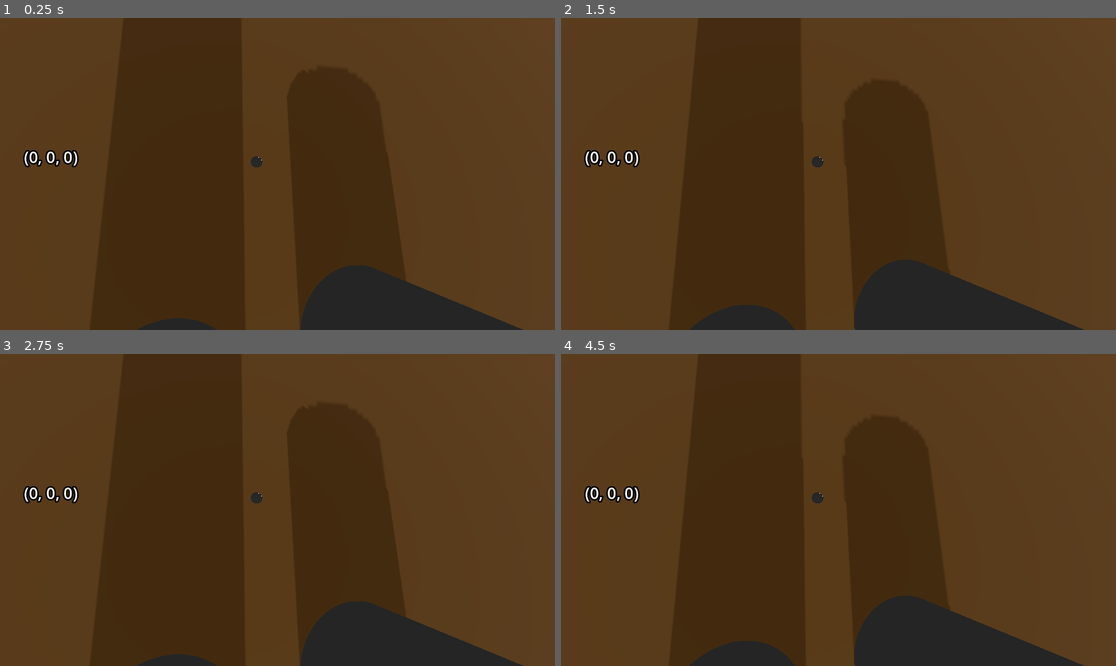
Above: before the commit, frames 1-4 (two rows, left to right).
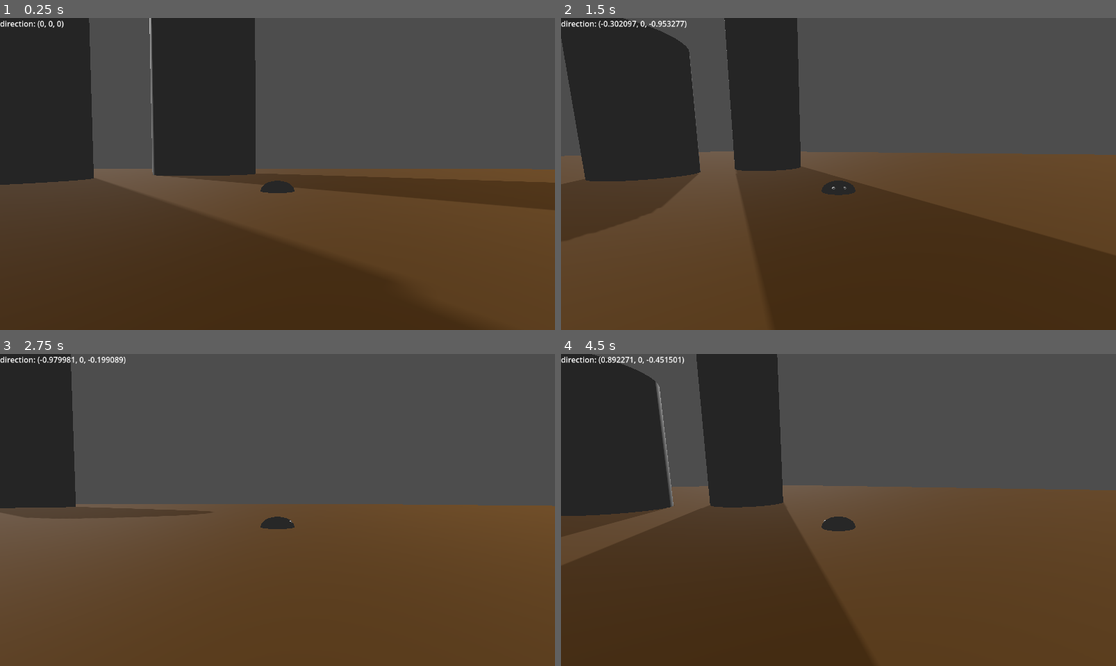
Above: after the commit, the same moments.

Repository: umbles/GameJam15
Game: Godot game, scene res://main.tscn
Two runs of this game, one before a commit and one after it. Both use one fixed random seed, a clock stepped at 60 frames per second and the inputs below.
Inputs (mouse positions are in pixels of both pictures, inside the frame that each line leads up to):
- Up to frame 1 (0.25 s): no input
- Up to frame 2 (1.5 s): move the mouse to (960, 158) at 0.52 s; hold D (move_right) 0.53-1.28 s; tap Space (jump) at 0.6, 0.77, 1.07, 1.35 s; move the mouse to (727, 189) at 1.27 s; hold S (move_back) from 1.28 s (still down)
- Up to frame 3 (2.75 s): tap Space (jump) at 1.52, 1.82, 2.1 s; move the mouse to (333, 441) at 2.02 s; release S (move_back) at 2.03 s; hold D (move_right) from 2.03 s (still down)
- Up to frame 4 (4.5 s): move the mouse to (810, 572) at 2.77 s; release D (move_right) at 2.78 s; hold W (move_forward) 2.78-3.53 s; tap Space (jump) at 2.85, 3.02, 3.32, 3.6, 3.77, 4.07, 4.35 s; move the mouse to (1005, 556) at 3.52 s; hold A (move_left) from 3.53 s (still down); move the mouse to (672, 463) at 4.27 s

The runs differ from the first frame. In frame 1, 63% of the frame differs, in the area x 0-100%, y 0-100%; in frame 2, 61%; in frame 3, 74%; in frame 4, 60%.

Commit message:
fix: improve the camera and make turning smoother.

Diff:
--- /dev/null
+++ b/CameraPivot.gd
@@ -0,0 +1,31 @@
+extends Node3D
+
+var h_rotation: float = 0;
+var v_rotation: float = 0;
+
+var v_max = 85
+var v_min = 2
+
+var h_sensitivity = 0.1
+var v_sensitivity = 0.1
+
+var h_acceleration: float = 10
+var v_acceleration: float = 10
+
+@onready var camera_node = $h/v/PlayerCamera
+@onready var h_node = $h
+@onready var v_node = $h/v
+
+func _ready():
+	Input.set_mouse_mode(Input.MOUSE_MODE_CAPTURED)
+
+func _input(event):
+	if event is InputEventMouseMotion:
+		h_rotation += -event.relative.x * h_sensitivity
+		v_rotation += -event.relative.y * v_sensitivity
+
+func _physics_process(delta):
+	v_rotation = clamp(v_rotation, -v_max, -v_min)
+
+	h_node.rotation_degrees.y = lerp(h_node.rotation_degrees.y, h_rotation, delta * h_acceleration)
+	v_node.rotation_degrees.x = lerp(v_node.rotation_degrees.x, v_rotation, delta * v_acceleration)
--- a/Player.gd
+++ b/Player.gd
@@ -1,57 +1,49 @@
 extends CharacterBody3D
 
+@onready var camera_h = $CameraPivot/h
+@onready var mesh_pivot = $Pivot
+
 @export var speed = 18;
-@export var fall_acceleration = 75
-@export var jump_impulse = 20
+@export var gravity = 75
+@export var jump_height = 20
 
-var target_velocity = Vector3.ZERO
-var direction = Vector3.FORWARD
+var h_velocity = Vector3.ZERO
+var v_velocity = 0
 
-@onready var cameraPivot = $CameraPivot
-@onready var debugLabel = get_node("CameraPivot/DebugLabel")
+var direction = -Vector3.FORWARD
+var acceleration = 6
+var angular_acceleration = 7
 
 func _physics_process(delta):
+	var h_rotation: float = camera_h.global_transform.basis.get_euler().y;
+
 	#var forward = Vector3.FORWARD
-	var direction = Vector3(
-		Input.get_action_strength("move_left") - Input.get_action_strength("move_right"),
+	direction = Vector3(
+		Input.get_action_strength("move_right") - Input.get_action_strength("move_left"),
 		0,
-		Input.get_action_strength("move_forward") - Input.get_action_strength("move_back") )
+		Input.get_action_strength("move_back") - Input.get_action_strength("move_forward")).rotated(Vector3.UP, h_rotation).normalized()
 
-	if Input.is_action_pressed("move_right"):
-		direction.x += 1
-	if Input.is_action_pressed("move_left"):
-		direction.x -= 1
-	if Input.is_action_pressed("move_back"):
-		direction.z += 1
-	if Input.is_action_pressed("move_forward"):
-		direction.z -= 1
+	$Debug/Direction.text = "direction: " + str(direction);
 
-	if direction != Vector3.ZERO:
-		# Normalise the movement vector
-		direction = direction.normalized()
-		if cameraPivot:
-			var cameraRotation = cameraPivot.transform.basis
-			direction = direction * cameraRotation
-		direction.y = 0
-		# Point the model in the direction of movement
-		$Pivot.basis = Basis.looking_at(direction)
+	var previous_direction = direction if direction != Vector3.ZERO else direction
 
 
-	if debugLabel:
-		debugLabel.set_text(str(direction))
-
-	# Ground Velocity
-	target_velocity.x = direction.x * speed
-	target_velocity.z = direction.z * speed
+	velocity = lerp(velocity, direction * speed, delta * acceleration)
 
 	# Vertical Velocity
 	if not is_on_floor():
-		target_velocity.y = target_velocity.y - (fall_acceleration * delta)
-
+		v_velocity = v_velocity - gravity * delta
 	# Jumping
 	elif Input.is_action_just_pressed("jump"):
-		target_velocity.y = jump_impulse
+		v_velocity = jump_height
 
-	velocity = target_velocity
+	velocity.y = v_velocity
+
+	if previous_direction != Vector3.ZERO:
+		var current_rotation = lerp_angle(mesh_pivot.rotation.y, atan2(direction.x, direction.z), delta * angular_acceleration)
+
+		if mesh_pivot.rotation.y != current_rotation:
+			mesh_pivot.rotation.y = current_rotation
+
 
 	move_and_slide()
--- a/main.tscn
+++ b/main.tscn
@@ -30,22 +30,24 @@
 mesh = SubResource("BoxMesh_m3ki5")
 
 [node name="Player" parent="." instance=ExtResource("1_ce4i0")]
+transform = Transform3D(-1, 0, -8.74228e-08, 0, 1, 0, 8.74228e-08, 0, -1, 0, 0, 0)
 
 [node name="Shapes" type="Node3D" parent="."]
 
 [node name="Cylinder" type="MeshInstance3D" parent="Shapes"]
-transform = Transform3D(1, 0, 0, 0, 1, 0, 0, 0, 1, 7.33369, 15.832, 15.4698)
+transform = Transform3D(1, 0, 0, 0, 1, 0, 0, 0, 1, 7.334, 15, 15.47)
 mesh = SubResource("CylinderMesh_afnyf")
 
 [node name="Cylinder2" type="MeshInstance3D" parent="Shapes"]
-transform = Transform3D(1, 0, 0, 0, 1, 0, 0, 0, 1, 15.6674, 1.66397, 3.89149)
+transform = Transform3D(1, 0, 0, 0, 1, 0, 0, 0, 1, 15.667, 0, 3.891)
 mesh = SubResource("CylinderMesh_afnyf")
 skeleton = NodePath("../Cylinder")
 
 [node name="DirectionalLight3D" type="DirectionalLight3D" parent="."]
-transform = Transform3D(0.688355, -0.466262, 0.555669, 0, 0.766044, 0.642788, -0.725374, -0.442466, 0.52731, 35.504, 13.6512, 32.3762)
+transform = Transform3D(0.688355, -0.466262, 0.555668, 0, 0.766044, 0.642788, -0.725374, -0.442466, 0.52731, 35.504, 13.6512, 32.3762)
 shadow_enabled = true
 shadow_opacity = 0.5
 shadow_blur = 0.0
-directional_shadow_fade_start = 1.0
+directional_shadow_fade_start = 0.0
+directional_shadow_max_distance = 250.0
 sky_mode = 1
--- a/player.tscn
+++ b/player.tscn
@@ -1,7 +1,7 @@
 [gd_scene load_steps=9 format=3 uid="uid://bq03aryjhfk0v"]
 
 [ext_resource type="Script" path="res://Player.gd" id="1_f74st"]
-[ext_resource type="Script" path="res://Label3D.gd" id="2_tsblw"]
+[ext_resource type="Script" path="res://CameraPivot.gd" id="2_f7ux6"]
 
 [sub_resource type="CylinderShape3D" id="CylinderShape3D_nrfx2"]
 height = 0.2
@@ -54,15 +54,35 @@
 skeleton = NodePath("../EyeRight")
 
 [node name="CameraPivot" type="Marker3D" parent="."]
-transform = Transform3D(0.707107, -0.707107, 0, 0.183013, 0.183013, 0.965926, -0.683013, -0.683013, 0.258819, 2, 17, 4)
+script = ExtResource("2_f7ux6")
 
-[node name="PlayerCamera" type="Camera3D" parent="CameraPivot"]
-transform = Transform3D(1, 0, 0, 0, 1, -7.45058e-08, -2.98023e-08, 7.45058e-08, 1, 0, 0, 0)
+[node name="h" type="Node3D" parent="CameraPivot"]
+
+[node name="v" type="Node3D" parent="CameraPivot/h"]
+
+[node name="PlayerCamera" type="Camera3D" parent="CameraPivot/h/v"]
+transform = Transform3D(1, 0, 0, 0, 1, 0, 0, 0, 1, 0, 0.5, 6)
 environment = SubResource("Environment_cwyhy")
 
-[node name="DebugLabel" type="Label3D" parent="CameraPivot"]
-transform = Transform3D(1, 8.9407e-08, -2.98023e-08, 8.9407e-08, 1, -2.98023e-08, -2.68221e-07, -2.68221e-07, 1, -1.02741, 0.0694933, -0.823555)
-pixel_size = 0.002
-text = "Test"
-horizontal_alignment = 0
-script = ExtResource("2_tsblw")
+[node name="Debug" type="Control" parent="."]
+layout_mode = 3
+anchors_preset = 0
+offset_right = 40.0
+offset_bottom = 40.0
+
+[node name="Direction" type="Label" parent="Debug"]
+layout_mode = 1
+anchors_preset = -1
+anchor_right = 0.179
+anchor_bottom = 0.069
+offset_right = 32.84
+offset_bottom = 20.24
+
+[node name="Label2" type="Label" parent="Debug"]
+layout_mode = 1
+anchors_preset = -1
+anchor_right = 0.179
+anchor_bottom = 0.069
+offset_top = 20.0
+offset_right = 32.84
+offset_bottom = 40.24
